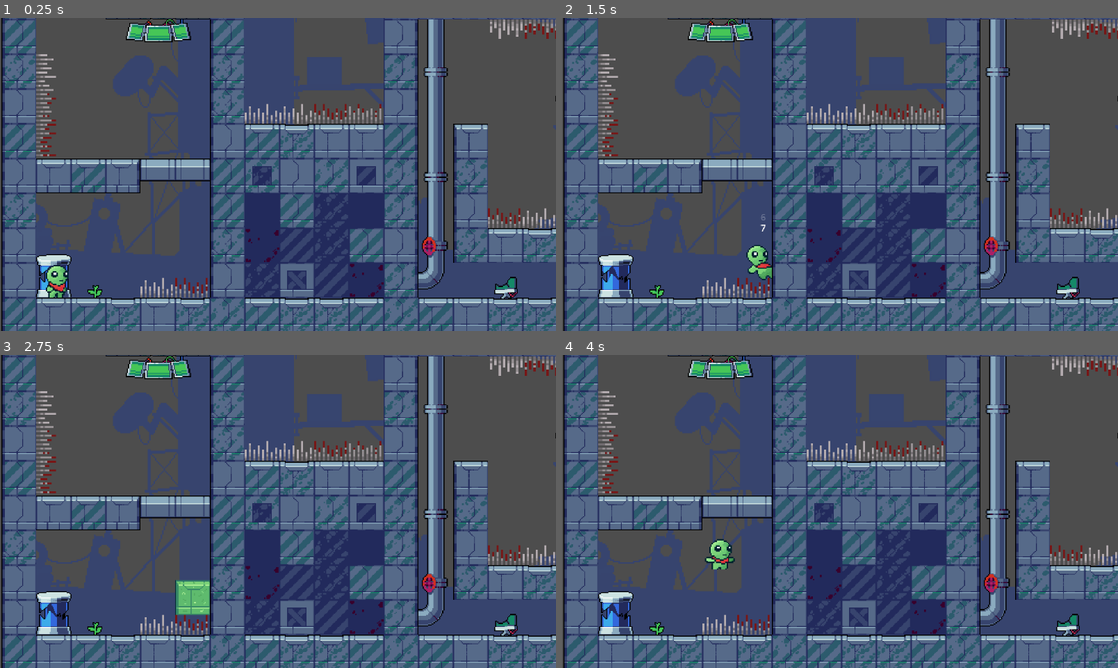
Above: before the commit, frames 1-4 (two rows, left to right).
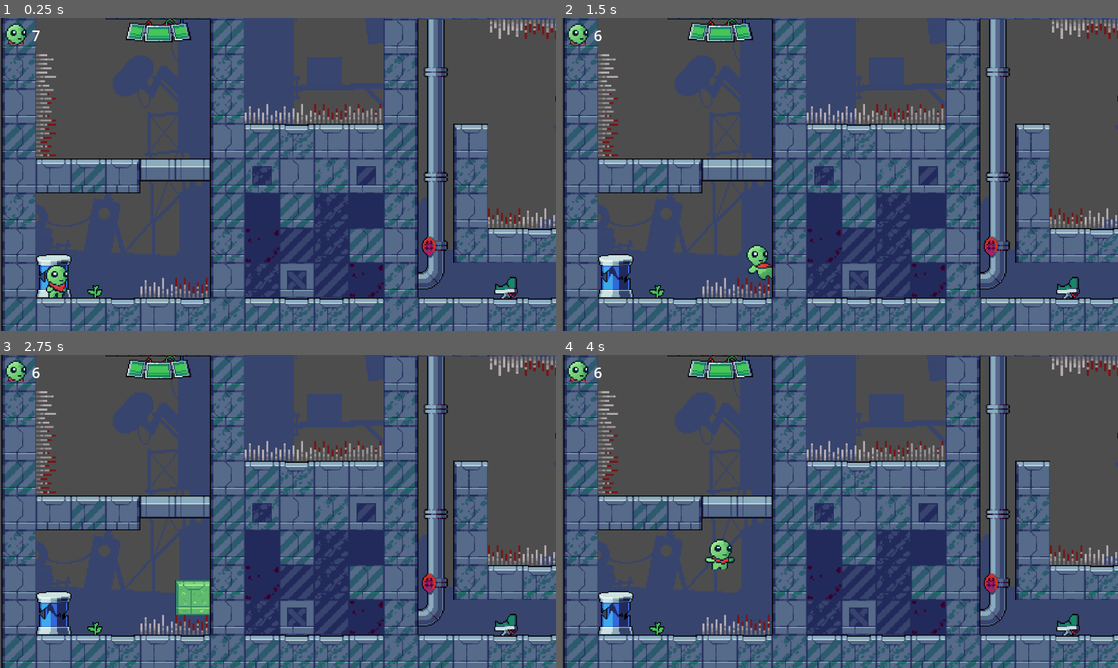
Above: after the commit, the same moments.

Repository: Jeric-Tan/Sliggy
Game: Godot game, scene res://levels/level_3.tscn
The game is run twice, just before and just after one commit, with the same random seed, the same clock (stepped at 60 frames per second) and the same inputs. This scene is started directly instead of the project's main scene.
Inputs (mouse positions are in pixels of both pictures, inside the frame that each line leads up to):
- Up to frame 1 (0.25 s): no input
- Up to frame 2 (1.5 s): move the mouse to (962, 158) at 0.52 s; hold Right (right) from 0.53 s (still down); tap C (clear) at 0.6, 1.35 s; tap Up (jump) at 0.77 s; move the mouse to (728, 190) at 1.27 s
- Up to frame 3 (2.75 s): tap Up (jump) at 1.52 s; move the mouse to (333, 442) at 2.02 s; release Right (right) at 2.03 s; hold Left (left) from 2.03 s (still down); tap C (clear) at 2.1 s
- Up to frame 4 (4 s): tap Enter at 2.75 s; move the mouse to (812, 574) at 2.77 s; release Left (left) at 2.78 s; hold Right (right) from 2.78 s (still down); tap C (clear) at 2.85, 3.6 s; tap Up (jump) at 3.02, 3.77 s; move the mouse to (1006, 558) at 3.52 s

The runs differ from the first frame. In frame 1, 0.2% of the frame differs, in the area x 0-8%, y 1-9%; in frame 2, 0.3%, in the area x 0-37%, y 1-69%; in frame 3, 0.2%; in frame 4, 0.2%.

Commit message:
add back live counter

Diff:
--- a/scenes/level_holder.tscn
+++ b/scenes/level_holder.tscn
@@ -8,6 +8,7 @@
 [ext_resource type="PackedScene" uid="uid://lb4ug62creoj" path="res://scenes/endpoint.tscn" id="5_svy7r"]
 [ext_resource type="PackedScene" uid="uid://ng4s4bla3o1" path="res://scenes/spawnpoint.tscn" id="6_dwqjy"]
 [ext_resource type="PackedScene" uid="uid://dvufa7xvj2jth" path="res://scenes/checkpoint.tscn" id="7_bqi7m"]
+[ext_resource type="Texture2D" uid="uid://8hnbv6hhehnb" path="res://sprites/sliggy_head.png" id="9_h07rm"]
 
 [node name="level_holder" type="Node"]
 
@@ -28,3 +29,20 @@
 position = Vector2(30, 500)
 
 [node name="checkpoint" parent="." instance=ExtResource("7_bqi7m")]
+
+[node name="hud" type="CanvasLayer" parent="."]
+
+[node name="hp" type="Node" parent="hud"]
+
+[node name="Sprite2D" type="Sprite2D" parent="hud/hp"]
+position = Vector2(33, 32)
+scale = Vector2(0.253703, 0.253703)
+texture = ExtResource("9_h07rm")
+
+[node name="Label" type="Label" parent="hud/hp"]
+offset_left = 66.0
+offset_top = 15.0
+offset_right = 106.0
+offset_bottom = 57.0
+theme_override_font_sizes/font_size = 30
+text = "5"
--- a/scenes/lives_indicator.tscn
+++ b/scenes/lives_indicator.tscn
@@ -61,6 +61,7 @@
 }
 
 [node name="lives_indicator" type="Node2D"]
+visible = false
 script = ExtResource("1_nuj2q")
 
 [node name="AnimationPlayer" type="AnimationPlayer" parent="."]
@@ -69,19 +70,21 @@
 }
 
 [node name="old" type="Label" parent="."]
-modulate = Color(1, 1, 1, 0)
+visible = false
 offset_left = -20.0
-offset_top = 30.0
 offset_right = 20.0
-offset_bottom = 53.0
+offset_bottom = 23.0
 size_flags_horizontal = 4
 text = "old"
 horizontal_alignment = 1
 
 [node name="new" type="Label" parent="."]
+visible = false
+modulate = Color(1, 1, 1, 0)
 offset_left = -20.0
+offset_top = -40.0
 offset_right = 20.0
-offset_bottom = 23.0
+offset_bottom = -17.0
 size_flags_horizontal = 4
 text = "new"
 horizontal_alignment = 1
--- a/scenes/player.tscn
+++ b/scenes/player.tscn
@@ -348,7 +348,6 @@
 limit_bottom = 670
 
 [node name="lives_indicator" parent="." instance=ExtResource("9_xh1q6")]
-visible = false
 position = Vector2(-3.77359, -184)
 scale = Vector2(3, 3)
 
@@ -356,17 +355,19 @@
 
 [node name="jump_1" type="AudioStreamPlayer" parent="audio"]
 stream = ExtResource("10_2vkp6")
+volume_db = -10.0
 
 [node name="jump_2" type="AudioStreamPlayer" parent="audio"]
 stream = ExtResource("11_xoqk3")
+volume_db = -20.0
 
 [node name="running" type="AudioStreamPlayer" parent="audio"]
 stream = ExtResource("12_u3qca")
-volume_db = 4.0
+volume_db = -2.0
 
 [node name="landing" type="AudioStreamPlayer" parent="audio"]
 stream = ExtResource("13_do1ds")
-volume_db = -1.0
+volume_db = -10.0
 
 [node name="Area2D" type="Area2D" parent="."]
 collision_layer = 7
--- a/scripts/player.gd
+++ b/scripts/player.gd
@@ -18,6 +18,7 @@
 @onready var jump_audio_2 = $audio/jump_2
 @onready var running_audio = $audio/running
 @onready var landing_audio = $audio/landing
+@onready var hp_label = $"../hud/hp/Label"
 
 # Get the gravity from the project settings to be synced with RigidBody nodes.
 var gravity = ProjectSettings.get_setting("physics/2d/default_gravity")
@@ -52,6 +53,8 @@
 	lives = total_lives
 
 func _process(_delta):
+	if hp_label:
+		hp_label.text = str(lives)
 	if curr_state == state.spawning:
 		return
 	#emit_signal("player_pos_signal", position)
Not shown: 1 places in scenes/level_holder.tscn that only renumber resources
Binary file added: sprites/sliggy_head.png
Not shown, added: sprites/sliggy_head.png.import
